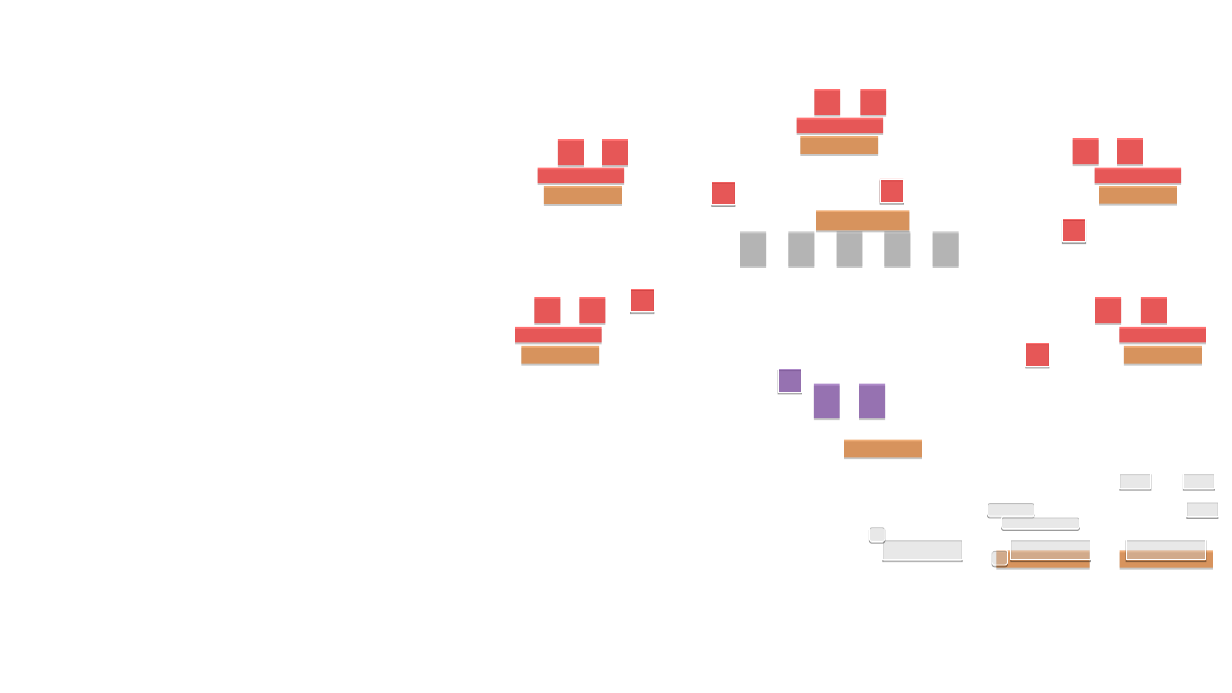
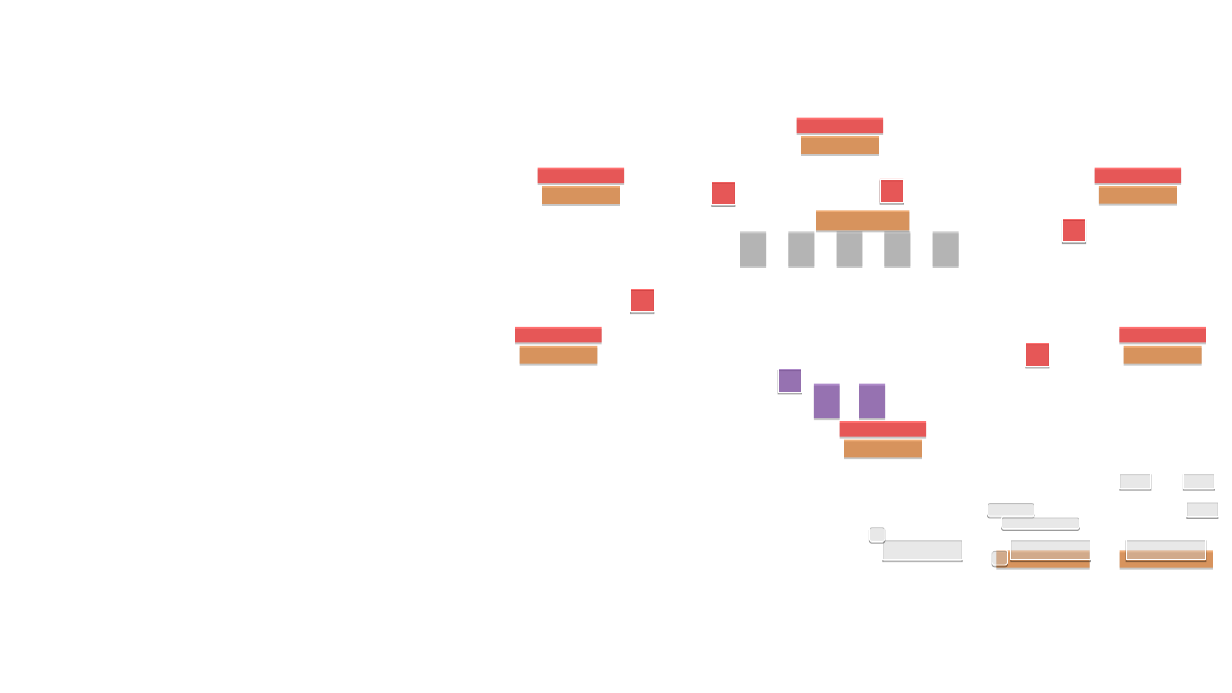
Before and after one commit to terry1013/Alesia, a slide deck: slide 1 of plugins/hero/resources/ps-main table.ppt. Drawn at 1232x693 pixels with LibreOffice and Linux fonts; fonts in the diff are those of the drawing; background and template pictures are left out. Boxes give left, top, right and bottom in pixels: in the first picture for what was removed or moved away, otherwise in the second. Text is boxed around its words. In the diff, an @@ line names an element or a change of style, - is before the commit and + after.

```diff
--- a/plugins/hero/resources/ps-main table.ppt
+++ b/plugins/hero/resources/ps-main table.ppt
@@ rectangle removed at (x1=814, y1=89, x2=840, y2=115) @@
@@ rectangle removed at (x1=861, y1=89, x2=887, y2=115) @@
@@ rectangle removed at (x1=558, y1=139, x2=584, y2=165) @@
@@ rectangle removed at (x1=602, y1=139, x2=628, y2=165) @@
@@ rectangle removed at (x1=1073, y1=139, x2=1099, y2=164) @@
@@ rectangle removed at (x1=1117, y1=139, x2=1143, y2=164) @@
@@ rectangle removed at (x1=534, y1=297, x2=560, y2=323) @@
@@ rectangle removed at (x1=579, y1=297, x2=605, y2=323) @@
@@ rectangle removed at (x1=1095, y1=297, x2=1121, y2=323) @@
@@ rectangle removed at (x1=1141, y1=297, x2=1167, y2=323) @@
@@ rectangle added at (x1=840, y1=421, x2=926, y2=436), fill #FF0000 at 56% opacity @@
```
Also in this commit, not shown: 33 other files.
